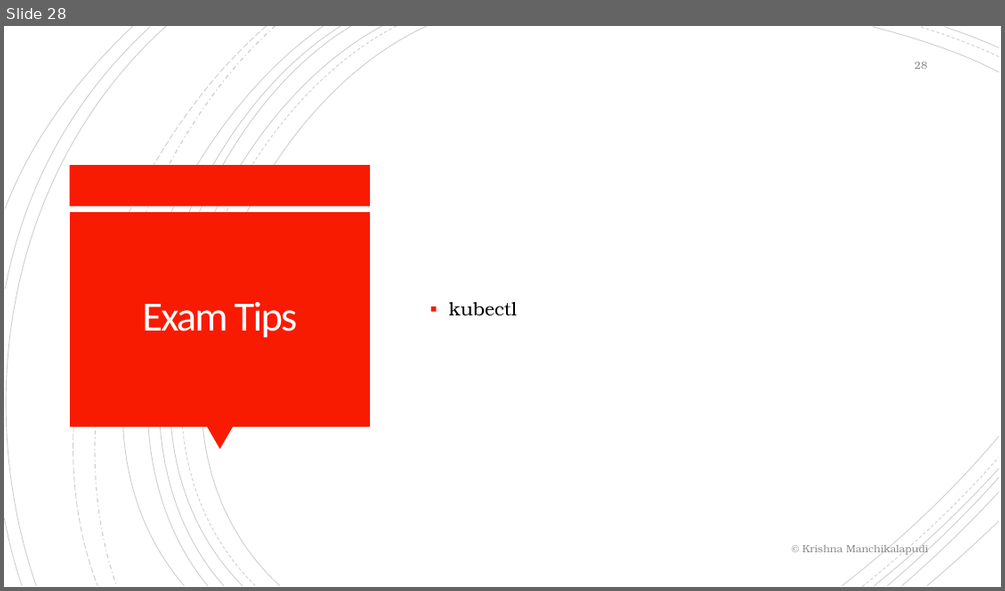
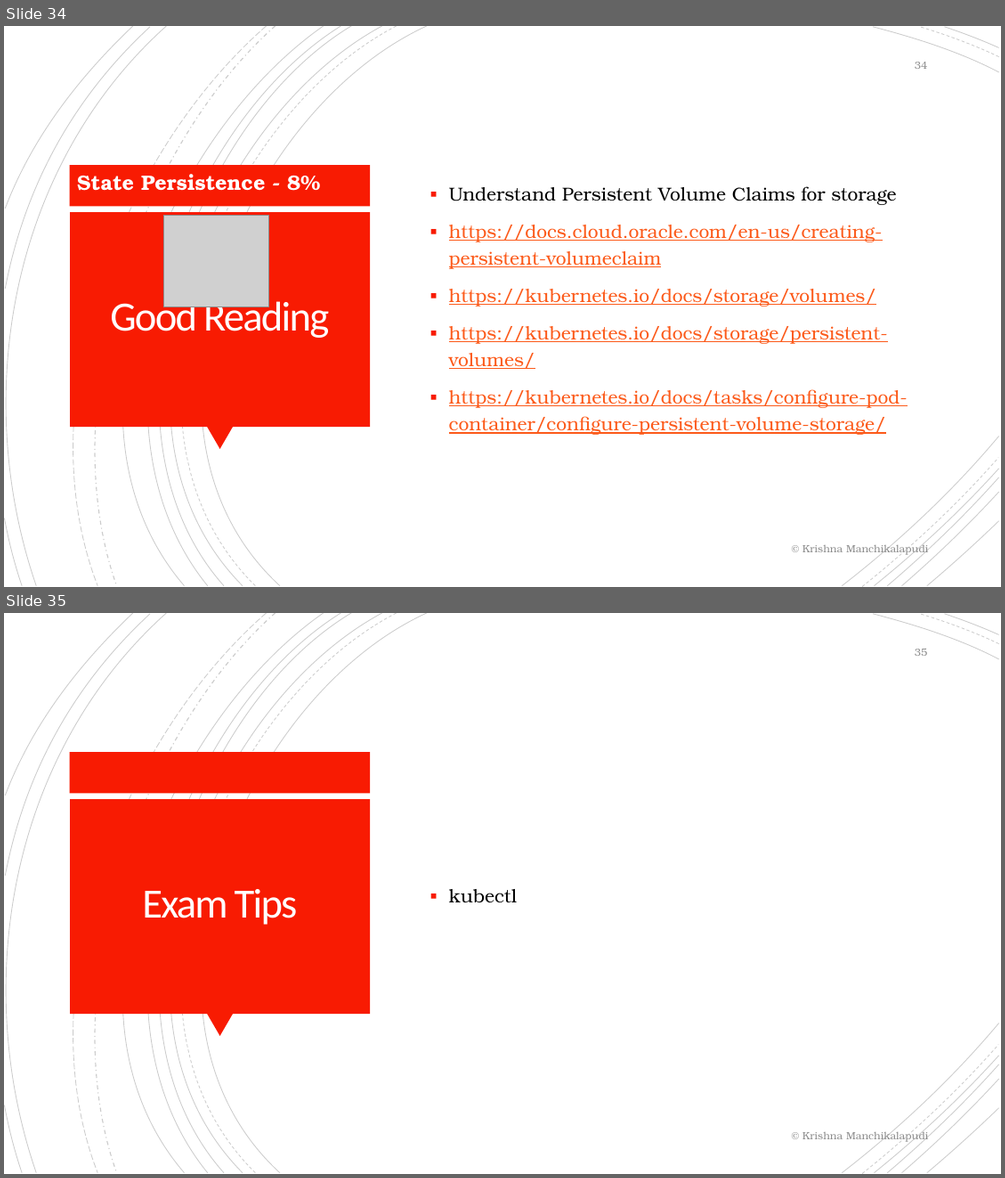
Before and after one commit to krishnamanchikalapudi/developer.info, a slide deck: CKAD-CertifiedKubernetesApplicationDeveloper/training.pptx. Shown one above the other, each under a label of ours: slide 28 before the commit, slides 34 and 35 after it. The pictures are 1005x591 and 1005x1178 pixels, drawn with LibreOffice and Linux fonts; fonts in the diff are those of the drawing; grey boxes stand for pictures. Boxes give left, top, right and bottom in pixels: in the first picture for what was removed or moved away, otherwise in the second. Text is boxed around its words. In the diff, an @@ line names an element or a change of style, - is before the commit and + after.

```diff
--- a/CKAD-CertifiedKubernetesApplicationDeveloper/training.pptx
+++ b/CKAD-CertifiedKubernetesApplicationDeveloper/training.pptx
@@ slide 34 added at [4, 26, 1001, 587], background #FFFFFF; not listed: 24 template elements that a slide beside it also shows @@
@@ page number added at [914, 62, 927, 69], 10 pt, text #8C8C8C @@
+34
@@ text added at [77, 174, 320, 191], 20 pt, text #FFFFFF, bold @@
+State Persistence - 8%
@@ text added at [449, 186, 907, 435], 18 pt, text #FC5A1A, underline @@
+▪ Understand Persistent Volume Claims for storage
+▪ https://docs.cloud.oracle.com/en-us/creating-persistent-volumeclaim
+▪ https://kubernetes.io/docs/storage/volumes/
+▪ https://kubernetes.io/docs/storage/persistent-volumes/
+▪ https://kubernetes.io/docs/tasks/configure-pod-container/configure-persistent-volume-storage/
@@ picture added at [164, 216, 269, 307] @@
@@ title added at [110, 297, 329, 338], 40 pt, text #FFFEFF @@
+Good Reading
@@ text added at [802, 542, 928, 556], 10 pt, text #8C8C8C @@
+© Krishna Manchikalapudi
@@ what was slide 28 is now slide 35 @@
@@ page number at [914, 649, 927, 656]: text changed @@
-28
+35
```
Also in this commit, not shown: 27 slides changed, 7 other slides added, 10 other files.
